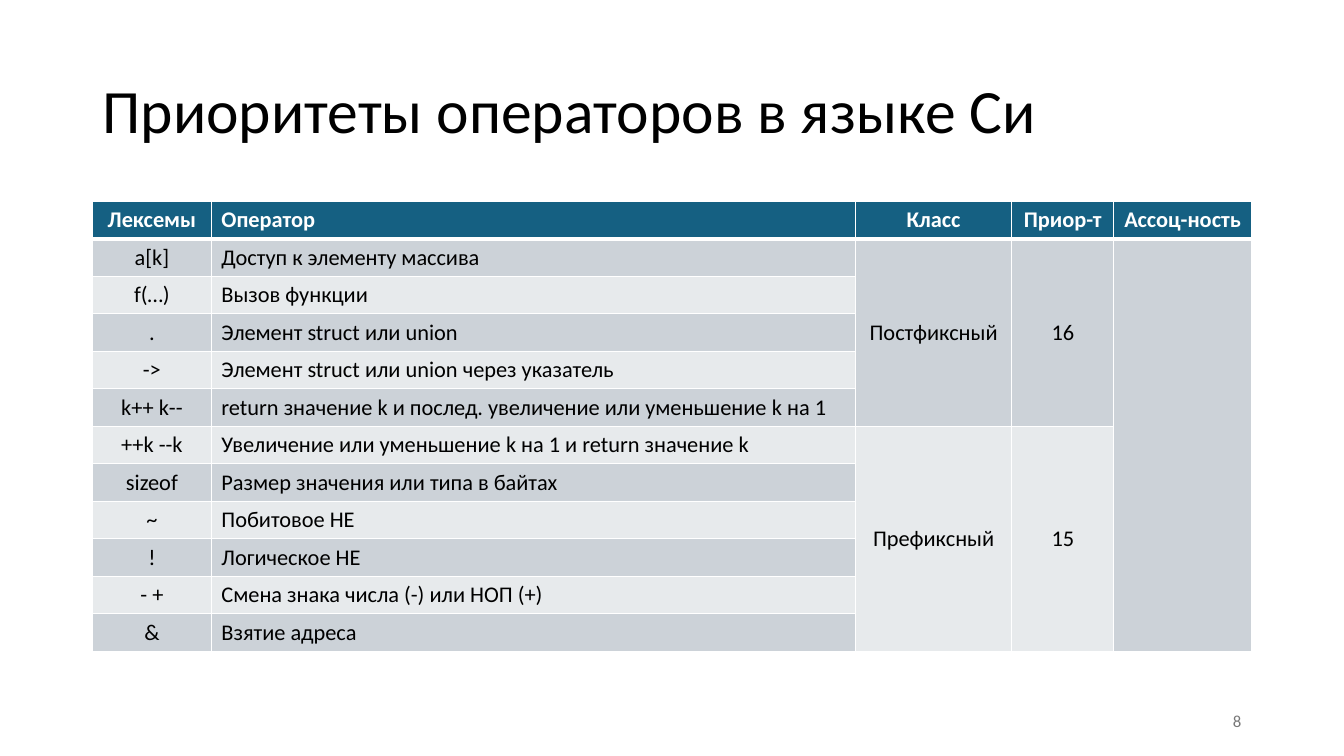
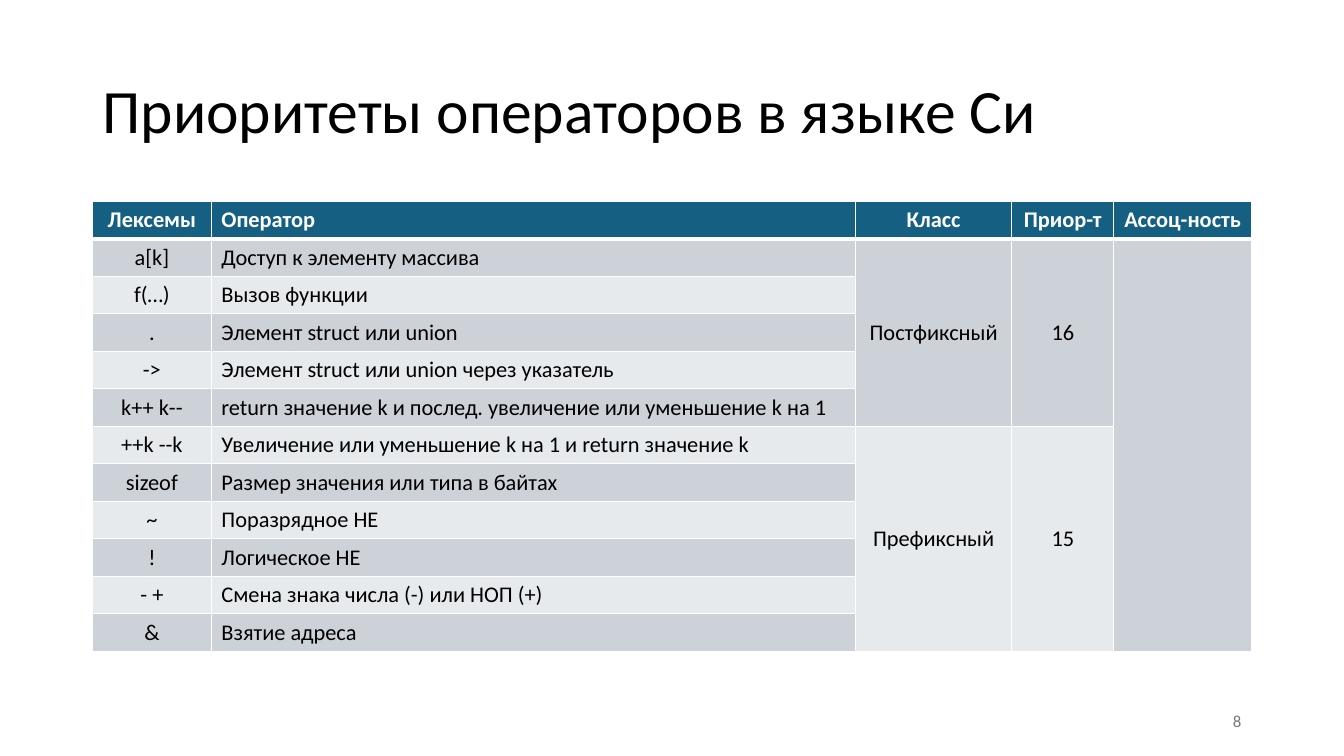
Before and after one commit to Evgueni-Petrov-aka-espetrov/Algorithms-and-Programming-in-C-pptx, a slide deck: slide 8 of 004 Побочные эффекты выражений в Си.pptx. Drawn at 1344x756 pixels with LibreOffice and Linux fonts; fonts in the diff are those of the drawing. Boxes give left, top, right and bottom in pixels: in the first picture for what was removed or moved away, otherwise in the second. Text is boxed around its words. In the diff, an @@ line names an element or a change of style, - is before the commit and + after.

```diff
--- a/004 Побочные эффекты выражений в Си.pptx
+++ b/004 Побочные эффекты выражений в Си.pptx
@@ table at bbox=[93, 202, 1252, 648] @@
-row 9, column 2: Побитовое НЕ
+row 9, column 2: Поразрядное НЕ
```
Also in this commit, not shown: 15 other slides changed.
